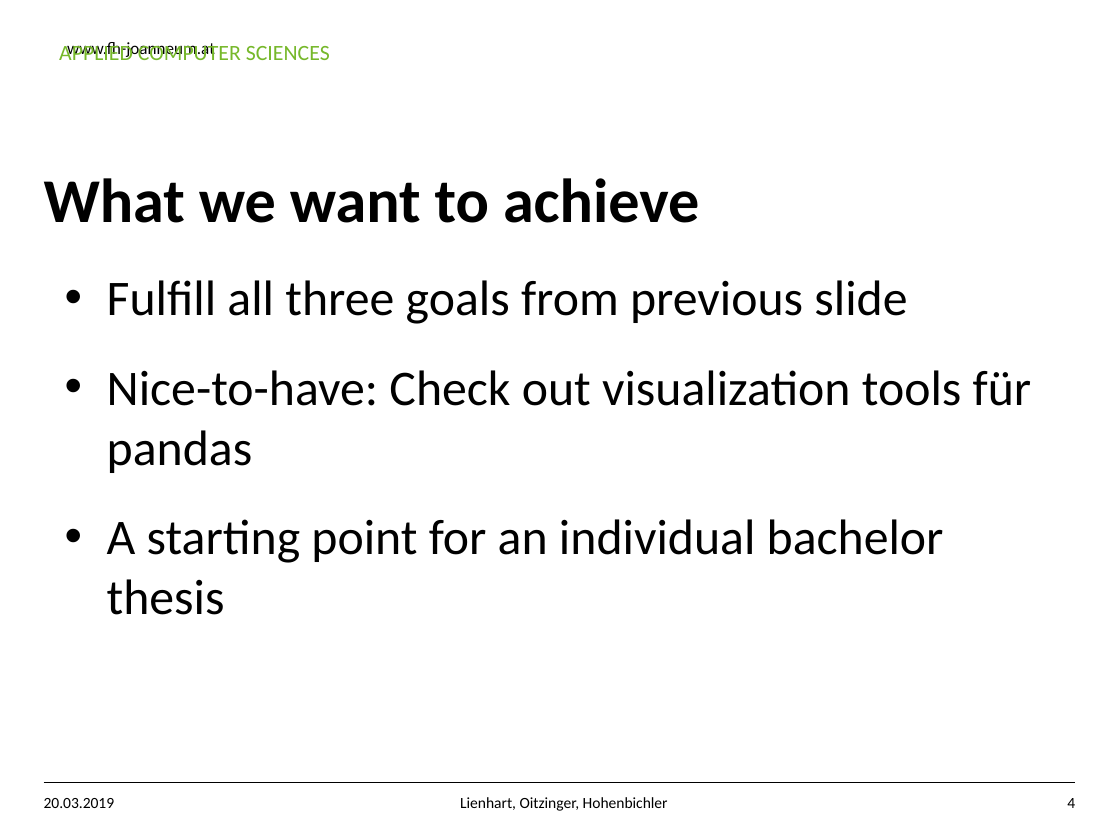
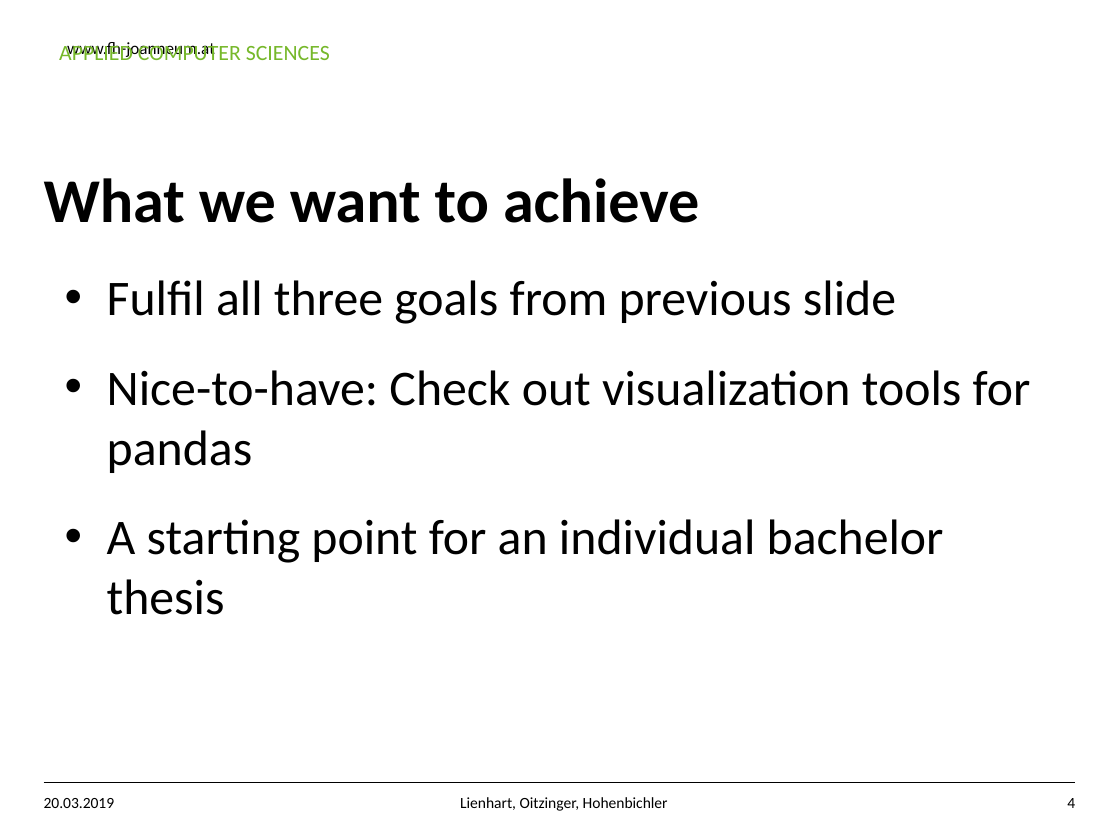
Before and after one commit to hohenbic16/projektarbeit1, a slide deck: slide 4 of project_presentation.pptx. Drawn at 1120x840 pixels with LibreOffice and Linux fonts; fonts in the diff are those of the drawing; background and template pictures are left out. Boxes give left, top, right and bottom in pixels: in the first picture for what was removed or moved away, otherwise in the second. Text is boxed around its words. In the diff, an @@ line names an element or a change of style, - is before the commit and + after.

```diff
--- a/project_presentation.pptx
+++ b/project_presentation.pptx
@@ text at [107, 280, 1031, 473]: text changed @@
-• Fulfill all three goals from previous slide
-• Nice-to-have: Check out visualization tools für pandas
+• Fulfil all three goals from previous slide
+• Nice-to-have: Check out visualization tools for pandas
```
Also in this commit, not shown: 2 other slides changed.
